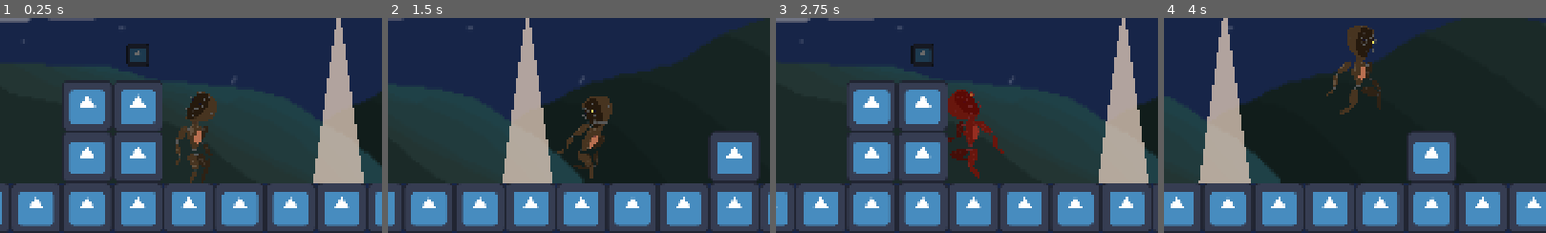
Above: before the commit, frames 1-4 (left to right).
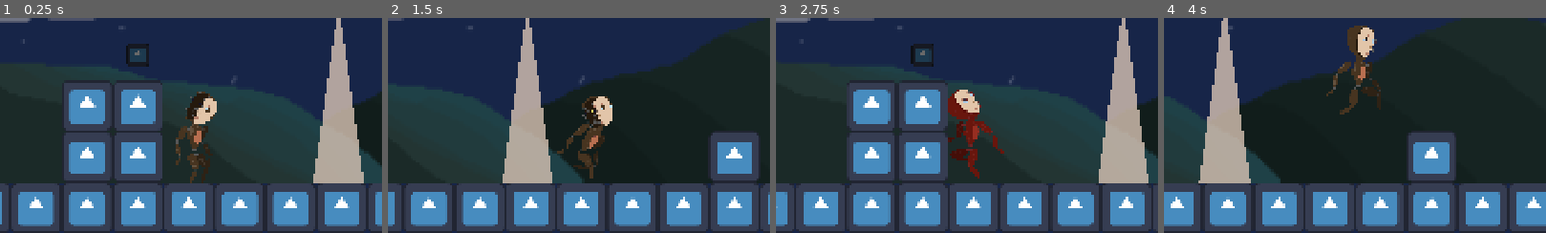
Above: after the commit, the same moments.

Repository: State0fFlux/Strings-Attached
Game: Godot game, scene res://scenes/ShowManager.tscn
The game is run twice, just before and just after one commit, with the same random seed, the same clock (stepped at 60 frames per second) and the same inputs. The engine's default icon, where the game draws it, is replaced by a stand-in: a white triangle on a blue panel in a dark square.
Inputs (mouse positions are % of the whole screen's width and height, from its top left):
- Up to frame 1 (0.25 s): no input
- Up to frame 2 (1.5 s): move the mouse to (43, 59) at 0.52 s; hold W (ZoomIn) 0.53-1.28 s; hold D (Right) from 0.53 s (still down); click (43, 59) at 0.67 s; tap Space (Jump) at 0.77 s; move the mouse to (30, 55) at 1.27 s; tap S (ZoomOut) at 1.35 s; click (30, 55) at 1.42 s
- Up to frame 3 (2.75 s): tap Space (Jump) at 1.52 s; move the mouse to (60, 28) at 2.02 s; release D (Right) at 2.03 s; hold A (Left) from 2.03 s (still down); hold W (ZoomIn) from 2.03 s (still down); click (60, 28) at 2.17 s
- Up to frame 4 (4 s): move the mouse to (45, 70) at 2.77 s; release A (Left) at 2.78 s; release W (ZoomIn) at 2.78 s; hold D (Right) from 2.78 s (still down); tap S (ZoomOut) at 2.85 s; click (45, 70) at 2.92 s; tap Space (Jump) at 3.02, 3.77 s; move the mouse to (80, 65) at 3.52 s; hold W (ZoomIn) from 3.53 s (still down); click (80, 65) at 3.67 s
The pictures show only the part of the screen within x 25-75%, y 50-100%; the shares and areas given below are measured in that part.

The runs differ from the first frame. In frame 1, 0.4% of the frame differs, in the area x 50-57%, y 37-50%; in frame 2, 0.5%; in frame 3, 0.5%; in frame 4, 0.5%, in the area x 50-56%, y 4-19%.

Commit message:
Added mask & eyeball tracking

Diff:
--- a/character/Clockwork.gd
+++ b/character/Clockwork.gd
@@ -22,6 +22,7 @@
 @onready var anim = $AnimationPlayer
 @onready var head_sprite = $Body/Center/Head
 @onready var head_bone = $Bones/Core/Head
+@onready var mask = $Body/Center/Head/Mask
 
 @onready var right = $Body/Right
 @onready var center = $Body/Center
@@ -88,10 +89,12 @@
 	if get_global_mouse_position().x < global_position.x:
 		if not head_sprite.flip_h:
 			head_sprite.flip_h = true
+			mask.flip_h = true
 			head_bone.set_bone_angle(180)
 	else:
 		if head_sprite.flip_h:
 			head_sprite.flip_h = false
+			mask.flip_h = false
 			head_bone.set_bone_angle(0)
 
 func die():
--- a/character/Clockwork.tscn
+++ b/character/Clockwork.tscn
@@ -12,8 +12,12 @@
 [ext_resource type="Texture2D" uid="uid://6arit7t34w60" path="res://art/clockwork/front/rForearm.png" id="9_p0vnl"]
 [ext_resource type="Texture2D" uid="uid://y74n1ydtn00u" path="res://art/clockwork/front/rShoulder.png" id="10_4pjga"]
 [ext_resource type="Texture2D" uid="uid://2gym00ysaqhl" path="res://art/clockwork/front/lShin.png" id="11_bc03q"]
+[ext_resource type="Texture2D" uid="uid://5w8sief84w06" path="res://art/shell/mask.png" id="11_o3i88"]
 [ext_resource type="Texture2D" uid="uid://d06bxfuakrb4x" path="res://art/clockwork/front/rShin.png" id="12_b48ef"]
+[ext_resource type="Texture2D" uid="uid://bhrsu0fifh7ur" path="res://art/shell/eyeball.png" id="12_p0vnl"]
+[ext_resource type="Texture2D" uid="uid://bf8s6alfb3uj1" path="res://art/shell/iris.png" id="13_4pjga"]
 [ext_resource type="Texture2D" uid="uid://dq7h0nga2tj11" path="res://art/clockwork/front/lThigh.png" id="13_gbeyn"]
+[ext_resource type="Script" uid="uid://disg7xt0chl7y" path="res://scripts/eyeball.gd" id="14_4pjga"]
 [ext_resource type="SkeletonModificationStack2D" uid="uid://bx70v3daoevc6" path="res://resources/left_movement.tres" id="14_8q1fb"]
 [ext_resource type="SkeletonModificationStack2D" uid="uid://duailn7gy10sx" path="res://resources/right_movement.tres" id="14_8t3fi"]
 [ext_resource type="Texture2D" uid="uid://obfcgnig23ne" path="res://art/clockwork/front/rThigh.png" id="14_a54qd"]
@@ -925,18 +929,18 @@
 
 [node name="RShin" type="Sprite2D" parent="Body/Right/RLeg"]
 use_parent_material = true
-position = Vector2(-121.261, 220.33)
-rotation = 0.0833061
-scale = Vector2(0.999078, 0.999078)
+position = Vector2(-116.601, 218.382)
+rotation = 0.11278
+scale = Vector2(0.999826, 0.999826)
 texture = ExtResource("12_b48ef")
 offset = Vector2(-5, 81)
 metadata/_edit_lock_ = true
 
 [node name="RThigh" type="Sprite2D" parent="Body/Right/RLeg"]
 use_parent_material = true
-position = Vector2(39.8805, 184)
-rotation = 1.47641
-scale = Vector2(0.999073, 0.999073)
+position = Vector2(39.8476, 184)
+rotation = 1.40443
+scale = Vector2(0.999764, 0.999764)
 texture = ExtResource("14_a54qd")
 offset = Vector2(8.99902, 77)
 metadata/_edit_lock_ = true
@@ -946,27 +950,27 @@
 
 [node name="RHand" type="Sprite2D" parent="Body/Right/RArm"]
 use_parent_material = true
-position = Vector2(152.954, 147.623)
-rotation = -0.870031
-scale = Vector2(0.999755, 0.999755)
+position = Vector2(156.787, 156.862)
+rotation = -0.800007
+scale = Vector2(0.99959, 0.99959)
 texture = ExtResource("8_ym88w")
 offset = Vector2(-6, 56)
 metadata/_edit_lock_ = true
 
 [node name="RForearm" type="Sprite2D" parent="Body/Right/RArm"]
 use_parent_material = true
-position = Vector2(138.378, -12.3938)
-rotation = 0.00263355
-scale = Vector2(0.999861, 0.999861)
+position = Vector2(153.443, -3.75621)
+rotation = 0.0726578
+scale = Vector2(0.999696, 0.999696)
 texture = ExtResource("9_p0vnl")
 offset = Vector2(14, 81)
 metadata/_edit_lock_ = true
 
 [node name="RShoulder" type="Sprite2D" parent="Body/Right/RArm"]
 use_parent_material = true
-position = Vector2(45.7214, -87.1001)
-rotation = -0.522655
-scale = Vector2(0.999865, 0.999865)
+position = Vector2(49.8253, -86.2158)
+rotation = -0.420286
+scale = Vector2(0.99975, 0.99975)
 texture = ExtResource("10_4pjga")
 offset = Vector2(18, 47.002)
 metadata/_edit_lock_ = true
@@ -978,8 +982,8 @@
 z_index = -2
 use_parent_material = true
 position = Vector2(-1, 161)
-rotation = -0.166661
-scale = Vector2(0.999892, 0.999892)
+rotation = -0.150013
+scale = Vector2(0.999859, 0.999859)
 texture = ExtResource("3_ropgy")
 offset = Vector2(-1, -161)
 metadata/_edit_lock_ = true
@@ -987,12 +991,37 @@
 [node name="Head" type="Sprite2D" parent="Body/Center"]
 z_index = -2
 use_parent_material = true
-position = Vector2(-71.6096, -184.909)
-rotation = -0.131285
-scale = Vector2(0.999865, 0.999865)
+position = Vector2(-65.831, -185.997)
+rotation = -0.130916
+scale = Vector2(0.999856, 0.999856)
 texture = ExtResource("3_4yfbs")
 offset = Vector2(-1.09521, -104.567)
 metadata/_edit_lock_ = true
+
+[node name="Mask" type="Sprite2D" parent="Body/Center/Head"]
+z_index = 1
+position = Vector2(56.9633, -104.477)
+texture = ExtResource("11_o3i88")
+
+[node name="LEyeball" type="Sprite2D" parent="Body/Center/Head"]
+position = Vector2(34.4461, -132.661)
+scale = Vector2(0.6, 0.6)
+texture = ExtResource("12_p0vnl")
+script = ExtResource("14_4pjga")
+
+[node name="Iris" type="Sprite2D" parent="Body/Center/Head/LEyeball"]
+scale = Vector2(0.75, 0.75)
+texture = ExtResource("13_4pjga")
+
+[node name="REyeball" type="Sprite2D" parent="Body/Center/Head"]
+position = Vector2(119.175, -132.602)
+scale = Vector2(0.6, 0.6)
+texture = ExtResource("12_p0vnl")
+script = ExtResource("14_4pjga")
+
+[node name="Iris" type="Sprite2D" parent="Body/Center/Head/REyeball"]
+scale = Vector2(0.75, 0.75)
+texture = ExtResource("13_4pjga")
 
 [node name="Left" type="Node2D" parent="Body"]
 z_index = -3
@@ -1003,9 +1032,9 @@
 
 [node name="LShin" type="Sprite2D" parent="Body/Left/LLeg"]
 use_parent_material = true
-position = Vector2(-16.3591, 347.683)
-rotation = -1.55192
-scale = Vector2(0.999466, 0.999466)
+position = Vector2(-16.6655, 342.491)
+rotation = -1.51749
+scale = Vector2(0.999889, 0.999889)
 texture = ExtResource("11_bc03q")
 offset = Vector2(3.99748, 80.8457)
 metadata/_edit_lock_ = true
@@ -1013,8 +1042,8 @@
 [node name="LThigh" type="Sprite2D" parent="Body/Left/LLeg"]
 use_parent_material = true
 position = Vector2(-40, 184)
-rotation = -0.27679
-scale = Vector2(0.999468, 0.999468)
+rotation = -0.196137
+scale = Vector2(0.999895, 0.999895)
 texture = ExtResource("13_gbeyn")
 offset = Vector2(-1.99832, 75.9999)
 metadata/_edit_lock_ = true
@@ -1024,27 +1053,27 @@
 
 [node name="LHand" type="Sprite2D" parent="Body/Left/LArm"]
 use_parent_material = true
-position = Vector2(-208.139, 185.633)
-rotation = -0.160514
-scale = Vector2(0.999685, 0.999685)
+position = Vector2(-220.323, 179.577)
+rotation = -0.0103789
+scale = Vector2(0.999538, 0.999538)
 texture = ExtResource("5_8q1fb")
 offset = Vector2(6, 56)
 metadata/_edit_lock_ = true
 
 [node name="LForearm" type="Sprite2D" parent="Body/Left/LArm"]
 use_parent_material = true
-position = Vector2(-102.441, 65.2183)
-rotation = 0.712151
-scale = Vector2(0.999811, 0.999811)
+position = Vector2(-97.8215, 76.3409)
+rotation = 0.862286
+scale = Vector2(0.999664, 0.999664)
 texture = ExtResource("6_ewfl5")
 offset = Vector2(-14, 81)
 metadata/_edit_lock_ = true
 
 [node name="LShoulder" type="Sprite2D" parent="Body/Left/LArm"]
 use_parent_material = true
-position = Vector2(-142.17, -47.3738)
-rotation = -0.716597
-scale = Vector2(0.999896, 0.999896)
+position = Vector2(-138.657, -49.6294)
+rotation = -0.708403
+scale = Vector2(0.999752, 0.999752)
 texture = ExtResource("7_o3i88")
 offset = Vector2(-19.058, 46.6073)
 metadata/_edit_lock_ = true
--- a/scenes/Sprinkler.tscn
+++ b/scenes/Sprinkler.tscn
@@ -1,14 +1,54 @@
-[gd_scene load_steps=6 format=3 uid="uid://dvitdqes4d4yf"]
+[gd_scene load_steps=16 format=3 uid="uid://dvitdqes4d4yf"]
 
 [ext_resource type="Script" uid="uid://bkiu86og477k" path="res://scripts/sprinkler.gd" id="1_13fbt"]
-[ext_resource type="Shader" uid="uid://deuixpjl0m0jc" path="res://shaders/Sprinkler.gdshader" id="2_13fbt"]
-[ext_resource type="Texture2D" uid="uid://yb0u2o5cjso1" path="res://resources/smoke.tres" id="3_fx0dh"]
+[ext_resource type="Shader" uid="uid://deuixpjl0m0jc" path="res://shaders/Fire.gdshader" id="2_13fbt"]
+[ext_resource type="Texture2D" uid="uid://yb0u2o5cjso1" path="res://textures/smoke.tres" id="3_fx0dh"]
 [ext_resource type="Texture2D" uid="uid://mb6r3ssw24vj" path="res://icon.svg" id="3_l2j7f"]
+[ext_resource type="Shader" uid="uid://dn6rrqtnxo30v" path="res://shaders/Water.gdshader" id="4_eomy6"]
+[ext_resource type="Texture2D" uid="uid://b5rvix27wa4fv" path="res://textures/radial_light.tres" id="4_l2j7f"]
 
 [sub_resource type="ShaderMaterial" id="ShaderMaterial_fx0dh"]
 shader = ExtResource("2_13fbt")
 shader_parameter/noise = ExtResource("3_fx0dh")
 shader_parameter/scroll = Vector2(0, -0.5)
+
+[sub_resource type="FastNoiseLite" id="FastNoiseLite_eomy6"]
+
+[sub_resource type="NoiseTexture2D" id="NoiseTexture2D_4j2r1"]
+seamless = true
+noise = SubResource("FastNoiseLite_eomy6")
+
+[sub_resource type="ShaderMaterial" id="ShaderMaterial_l2j7f"]
+shader = ExtResource("4_eomy6")
+shader_parameter/noise = SubResource("NoiseTexture2D_4j2r1")
+shader_parameter/speed = 0.2
+shader_parameter/strength = 6.0
+
+[sub_resource type="Gradient" id="Gradient_eomy6"]
+offsets = PackedFloat32Array(0, 0.78355)
+colors = PackedColorArray(0.667396, 0.839108, 1, 1, 0.179793, 0.34624, 0.533432, 1)
+
+[sub_resource type="GradientTexture1D" id="GradientTexture1D_4j2r1"]
+gradient = SubResource("Gradient_eomy6")
+
+[sub_resource type="Curve" id="Curve_4j2r1"]
+_limits = [-1.0, 1.0, 0.0, 1.0]
+_data = [Vector2(0, 1), 0.0, 0.0, 0, 0, Vector2(1, 1), 0.0, 0.0, 0, 0]
+point_count = 2
+
+[sub_resource type="CurveTexture" id="CurveTexture_dqlbv"]
+curve = SubResource("Curve_4j2r1")
+
+[sub_resource type="ParticleProcessMaterial" id="ParticleProcessMaterial_eomy6"]
+particle_flag_disable_z = true
+direction = Vector3(0, 1, 0)
+spread = 8.0
+initial_velocity_min = 167.69
+initial_velocity_max = 167.69
+color_ramp = SubResource("GradientTexture1D_4j2r1")
+hue_variation_curve = SubResource("CurveTexture_dqlbv")
+turbulence_influence_min = 0.0
+turbulence_influence_max = 0.0
 
 [node name="Sprinkler" type="Node2D"]
 script = ExtResource("1_13fbt")
@@ -17,7 +57,7 @@
 collision_layer = 4
 collision_mask = 3
 
-[node name="Polygon2D" type="Polygon2D" parent="Water"]
+[node name="fireLol" type="Polygon2D" parent="Water"]
 material = SubResource("ShaderMaterial_fx0dh")
 offset = Vector2(-768, 448)
 texture = ExtResource("3_fx0dh")
@@ -25,8 +65,16 @@
 uv = PackedVector2Array(768, -448, 704, 0, 832, 0)
 
 [node name="CollisionPolygon2D" type="CollisionPolygon2D" parent="Water"]
+polygon = PackedVector2Array(-64, 448, 0, 0, 64, 448)
+
+[node name="GPUParticles2D" type="GPUParticles2D" parent="Water"]
 visible = false
-polygon = PackedVector2Array(-64, 448, 0, 0, 64, 448)
+material = SubResource("ShaderMaterial_l2j7f")
+amount = 15
+texture = ExtResource("4_l2j7f")
+lifetime = 2.5
+trail_lifetime = 0.2
+process_material = SubResource("ParticleProcessMaterial_eomy6")
 
 [node name="Faucet" type="Sprite2D" parent="."]
 scale = Vector2(0.5, 0.1875)
--- /dev/null
+++ b/scripts/eyeball.gd
@@ -0,0 +1,12 @@
+extends Sprite2D
+
+@export var max_offset: float = 40  # Maximum distance pupil can move from center
+@onready var pupil = $Iris  # Reference to pupil sprite
+
+func _process(delta):
+	var mouse_pos = get_global_mouse_position()
+	var eye_center = global_position  # Assume eye's position is its center
+	var direction = (mouse_pos - eye_center).normalized()
+	var distance = min((mouse_pos - eye_center).length(), max_offset)  # Clamp movement
+
+	pupil.position = direction * distance
--- a/scripts/sprinkler.gd
+++ b/scripts/sprinkler.gd
@@ -2,9 +2,13 @@
 
 @export var instant_death: bool = true  # If false, you can add a delay/damage effect
 @onready var stream = $Water
+@onready var particles = $Water/GPUParticles2D
+@onready var polygon = $Water/fireLol
 
 func toggle():
-	stream.visible = not stream.visible
+	particles.emitting = not particles.emitting # TODO: Decide between particles vs. polygon
+	await get_tree().create_timer(.2).timeout
+	polygon.visible = not polygon.visible
 	stream.monitoring = not stream.monitoring
 
 func _process(delta: float) -> void:
--- /dev/null
+++ b/shaders/Water.gdshader
@@ -0,0 +1,21 @@
+shader_type canvas_item;
+
+uniform sampler2D noise: repeat_enable;
+uniform float speed = 1.0;
+uniform float strength = 1.0;
+
+void fragment() {
+	vec2 uv1 = vec2(UV.x - speed * TIME, UV.y - speed * TIME);
+	vec2 uv2 = vec2(UV.x, UV.y + speed * TIME);
+	vec2 uv3 = vec2(UV.x + speed * TIME, UV.y);
+
+	float noise_r = texture(noise, uv1).r;
+	float noise_g = texture(noise, uv2).g;
+	float noise_b = texture(noise, uv3).b;
+
+	float new_alpha = noise_r * noise_g * noise_b;
+
+	vec3 new_color = vec3(noise_r, noise_g, noise_b);
+
+	COLOR.a = clamp(new_alpha * strength * texture(TEXTURE, UV).a, 0.0, 1.0);
+}
--- a/textures/radial_light.tres
+++ b/textures/radial_light.tres
@@ -1,8 +1,9 @@
 [gd_resource type="GradientTexture2D" load_steps=2 format=3 uid="uid://b5rvix27wa4fv"]
 
 [sub_resource type="Gradient" id="Gradient_lf31q"]
-offsets = PackedFloat32Array(0, 0.645604)
-colors = PackedColorArray(1, 1, 1, 1, 0, 0, 0, 1)
+interpolation_mode = 2
+offsets = PackedFloat32Array(0.141818, 0.767273)
+colors = PackedColorArray(1, 1, 1, 0.462745, 1, 1, 1, 0)
 
 [resource]
 gradient = SubResource("Gradient_lf31q")
Binary file added: art/shell/eyeball.png
Not shown, added: art/shell/eyeball.png.import
Binary file added: art/shell/iris.png
Not shown, added: art/shell/iris.png.import
Binary file added: art/shell/mask.png
Not shown, added: art/shell/mask.png.import
Not shown: 1 places in character/Clockwork.tscn that only renumber resources
Not shown, added: scripts/eyeball.gd.uid
Renamed: shaders/Sprinkler.gdshader -> shaders/Fire.gdshader
Renamed: shaders/Sprinkler.gdshader.uid -> shaders/Fire.gdshader.uid
Not shown, added: shaders/Water.gdshader.uid
Renamed: resources/smoke.tres -> textures/smoke.tres
